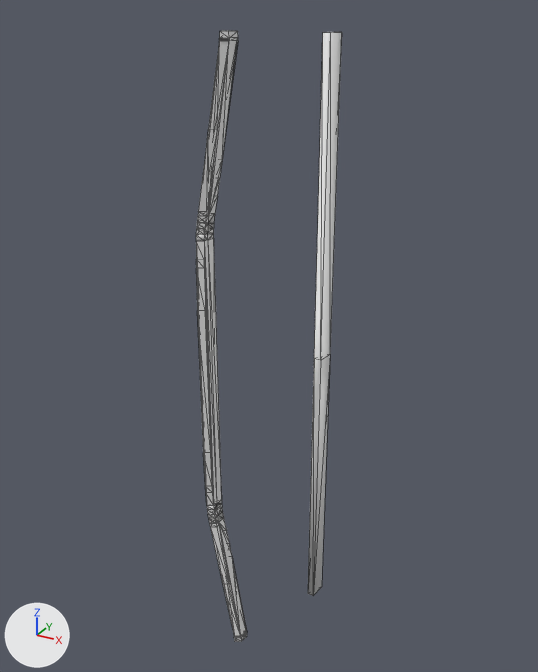
Two versions of the glTF model public/models/car/default/backLightsBrake.glb, one commit apart.
Rendered twice from a 50 mm lens placed at (-0.515, -1.731, 0.491), pointed at (-1.006, -0.839, 0.045). Lighting does not change. The marker at lower left points along +X, +Y and +Z. The older version comes first. Mesh edges are drawn as thin lines. Where no turn or scale is listed for an object, it has been applied to the vertices.

Names of what the first picture shows: 'pureRed', 'shadeRed'.
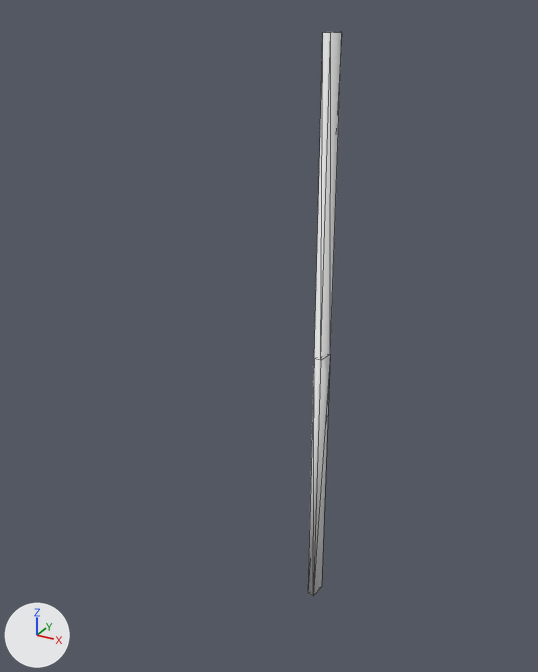
The newer file is also turned or shifted as a whole; pictures and numbers use the older file's frame.

What differs and where, as boxes (x1, y1, x2, y2) in the pictures (538 x 672 px):
'shadeRed', deleted
    before: (196, 31, 247, 641)

What the commit changed:
Object 'shadeRed' (ob_shadered) is deleted.
